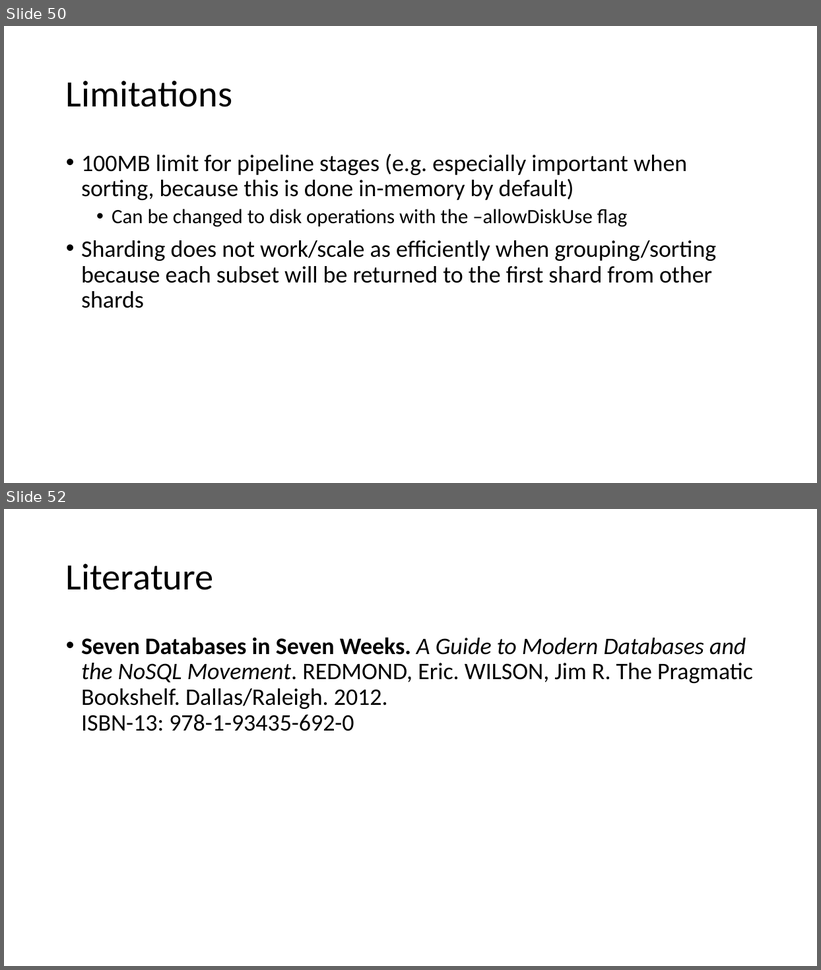
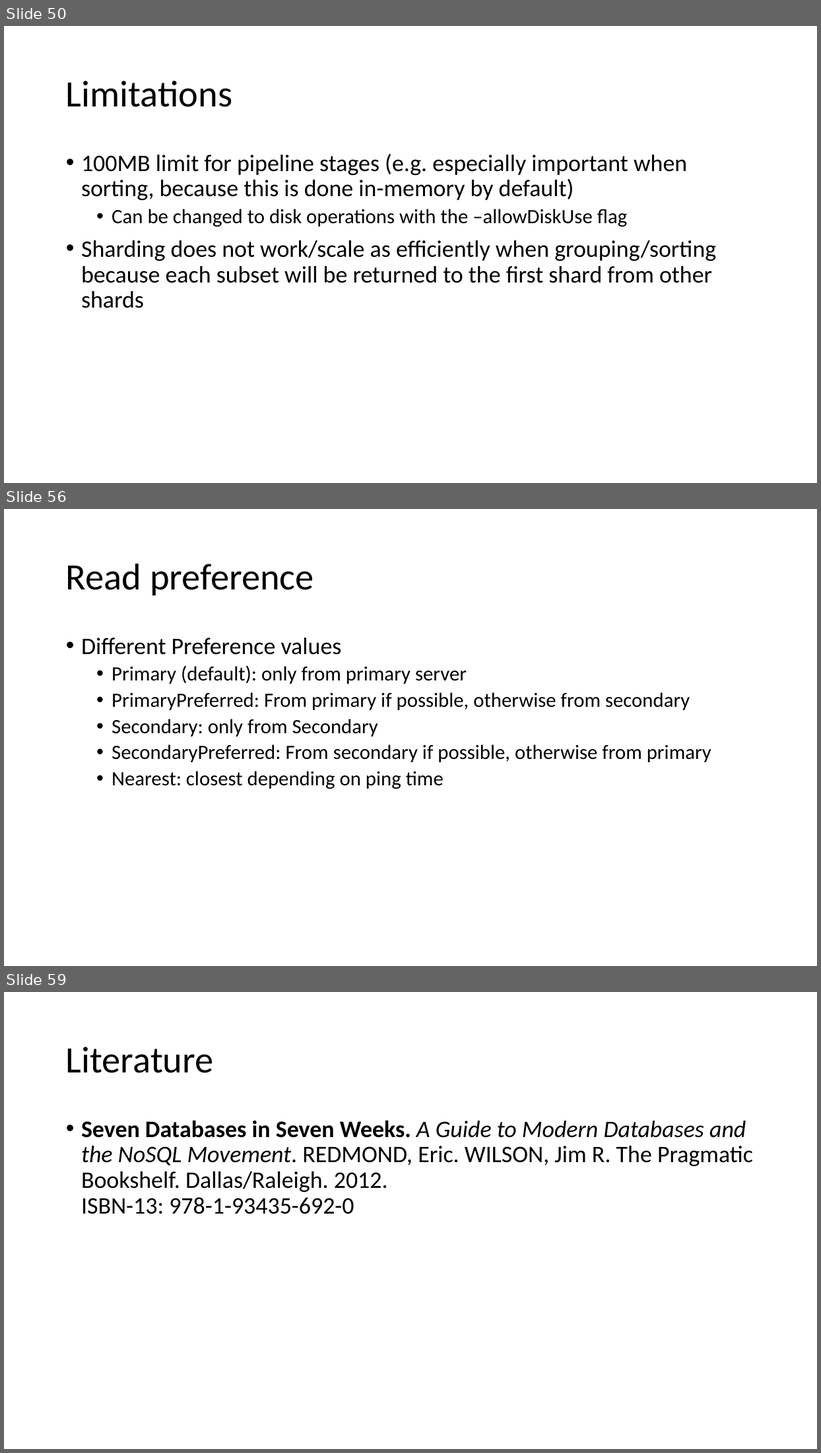
Before and after one commit to tiefenauer/m101j, a slide deck: m101j.pptx. Shown one above the other, each under a label of ours: slides 50 and 52 before the commit, slides 50, 56 and 59 after it; the slides between them are not shown. The pictures are 821x970 and 821x1453 pixels, drawn with LibreOffice and Linux fonts; fonts in the diff are those of the drawing. Boxes give left, top, right and bottom in pixels: in the first picture for what was removed or moved away, otherwise in the second. Text is boxed around its words. In the diff, an @@ line names an element or a change of style, - is before the commit and + after.

```diff
--- a/m101j.pptx
+++ b/m101j.pptx
@@ slide 56 added at [4,509,817,966], background #FFFFFF @@
@@ title added at [66,563,314,595], 44 pt, text #000000 @@
+Read preference
@@ text added at [81,638,712,789], 24 pt, text #000000 @@
+• Different Preference values
+  • Primary (default): only from primary server
+  • PrimaryPreferred: From primary if possible, otherwise from secondary
+  • Secondary: only from Secondary
+  • SecondaryPreferred: From secondary if possible, otherwise from primary
+  • Nearest: closest depending on ping time
@@ what was slide 52 is now slide 59 @@
```
Also in this commit, not shown: 6 other slides added.
